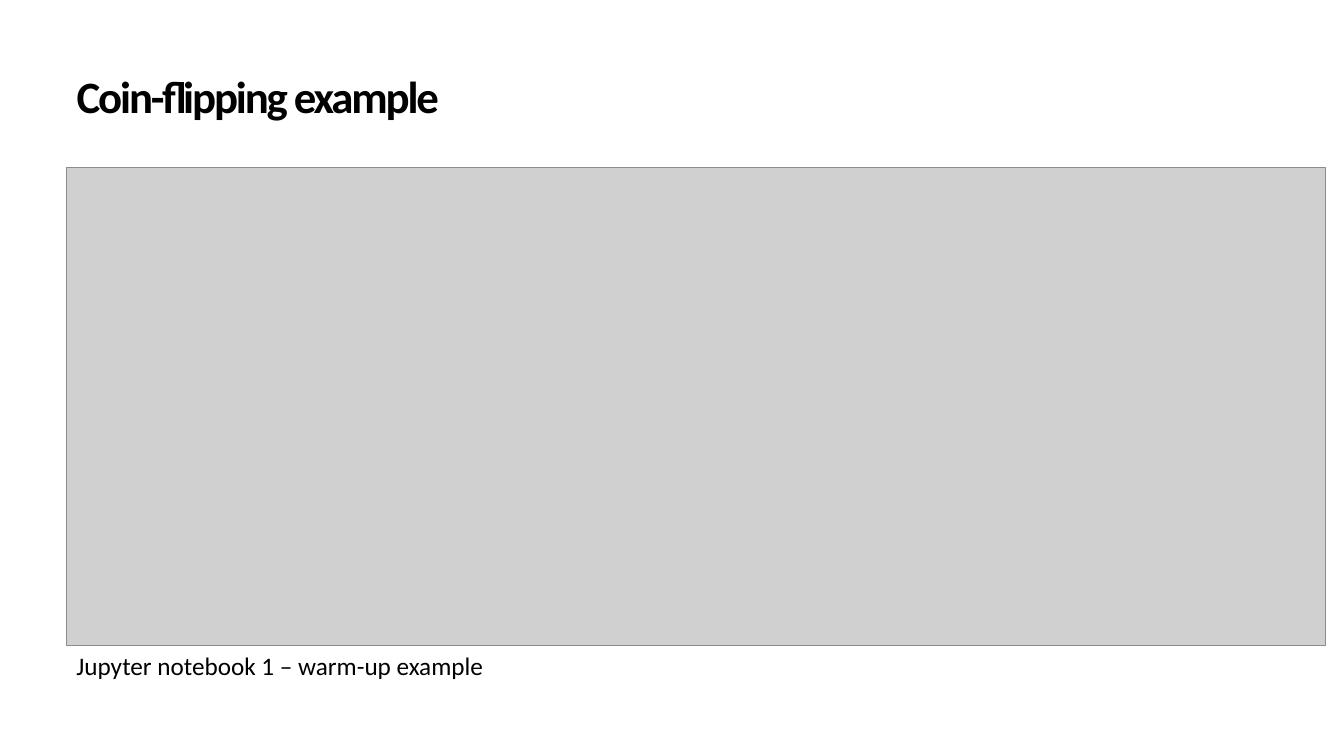
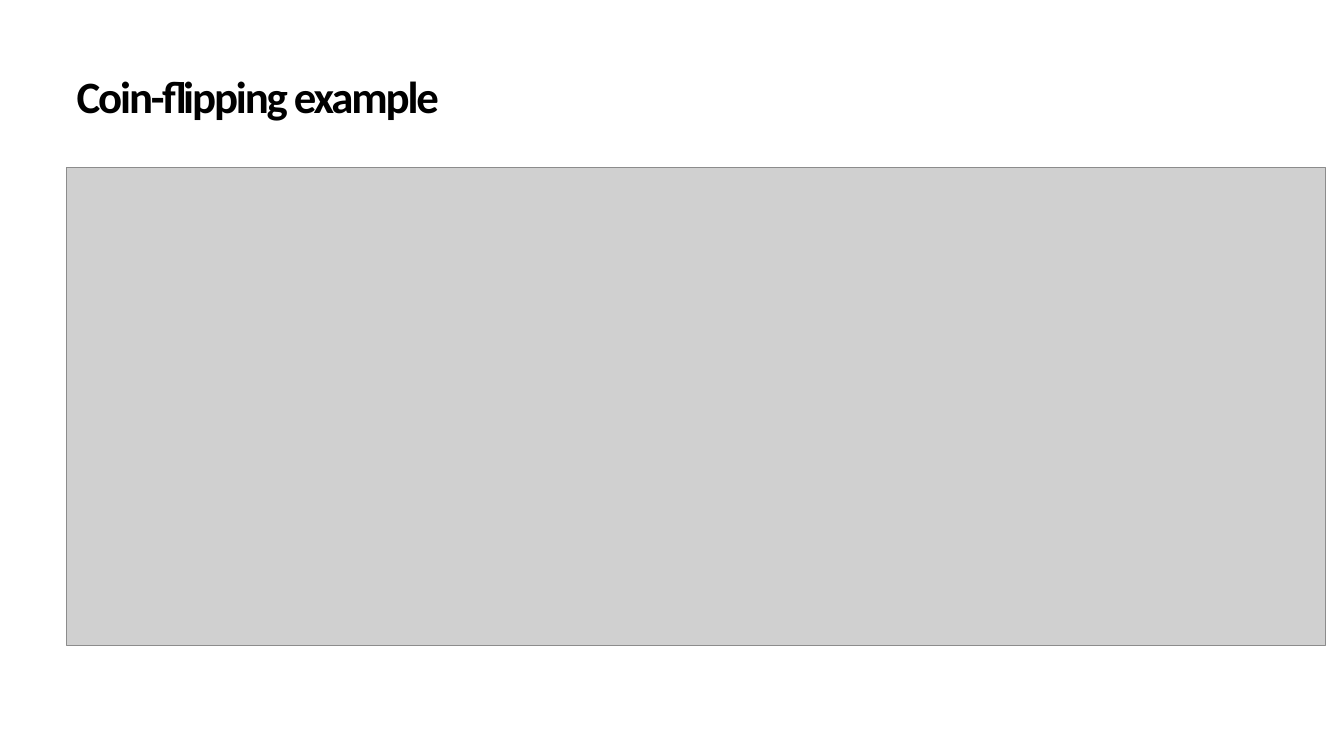
Before and after one commit to albazarova/sbi_intro, a slide deck: slide 14 of SBI_tutorial_v1.2.pptx. Drawn at 1344x756 pixels with LibreOffice and Linux fonts; fonts in the diff are those of the drawing; grey boxes stand for pictures. Boxes give left, top, right and bottom in pixels: in the first picture for what was removed or moved away, otherwise in the second. Text is boxed around its words. In the diff, an @@ line names an element or a change of style, - is before the commit and + after.

Commit message:
update the presentation

```diff
--- a/SBI_tutorial_v1.2.pptx
+++ b/SBI_tutorial_v1.2.pptx
@@ text removed at (76,657,483,679) @@
-Jupyter notebook 1 – warm-up example
```
Also in this commit, not shown: 1 other file.
